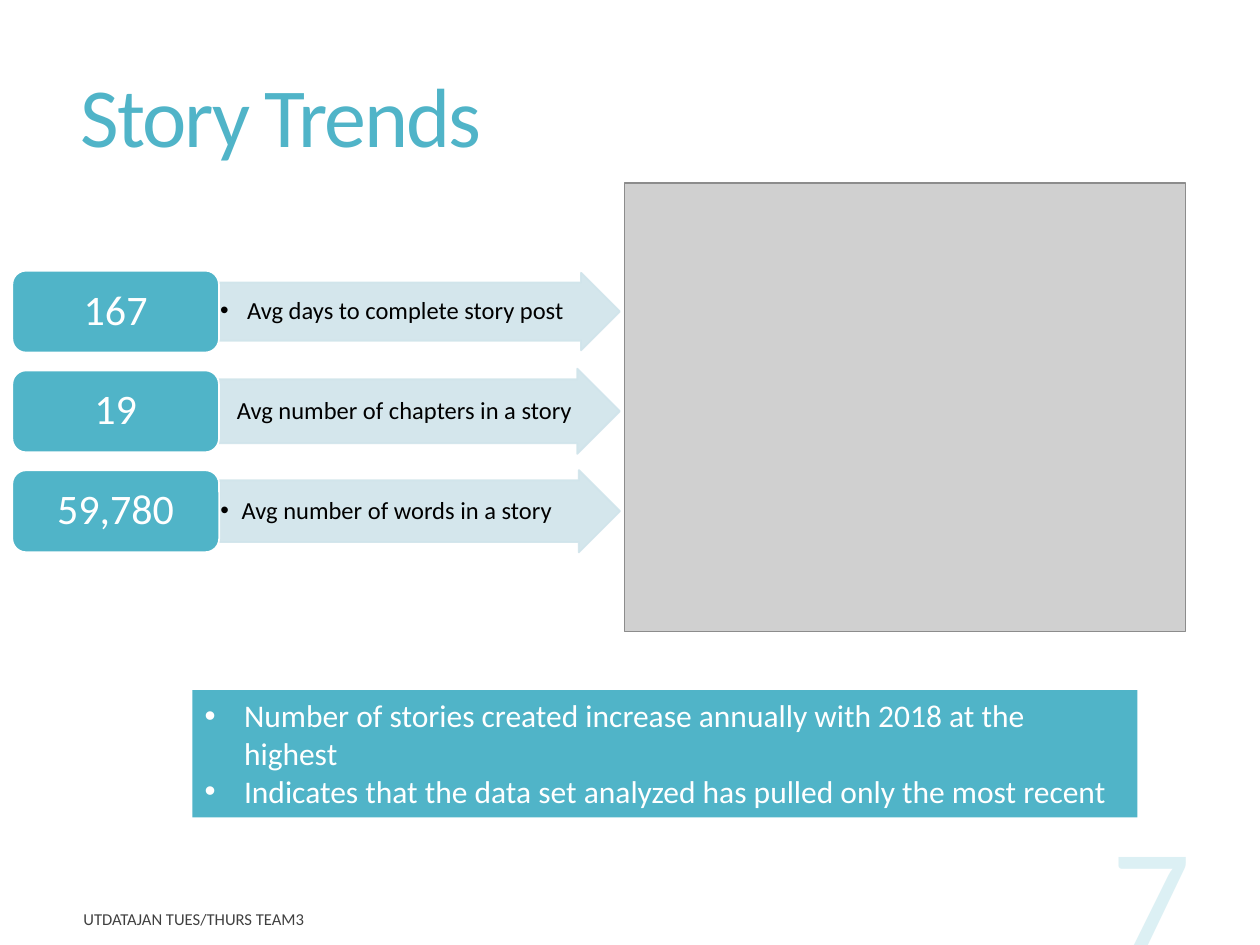
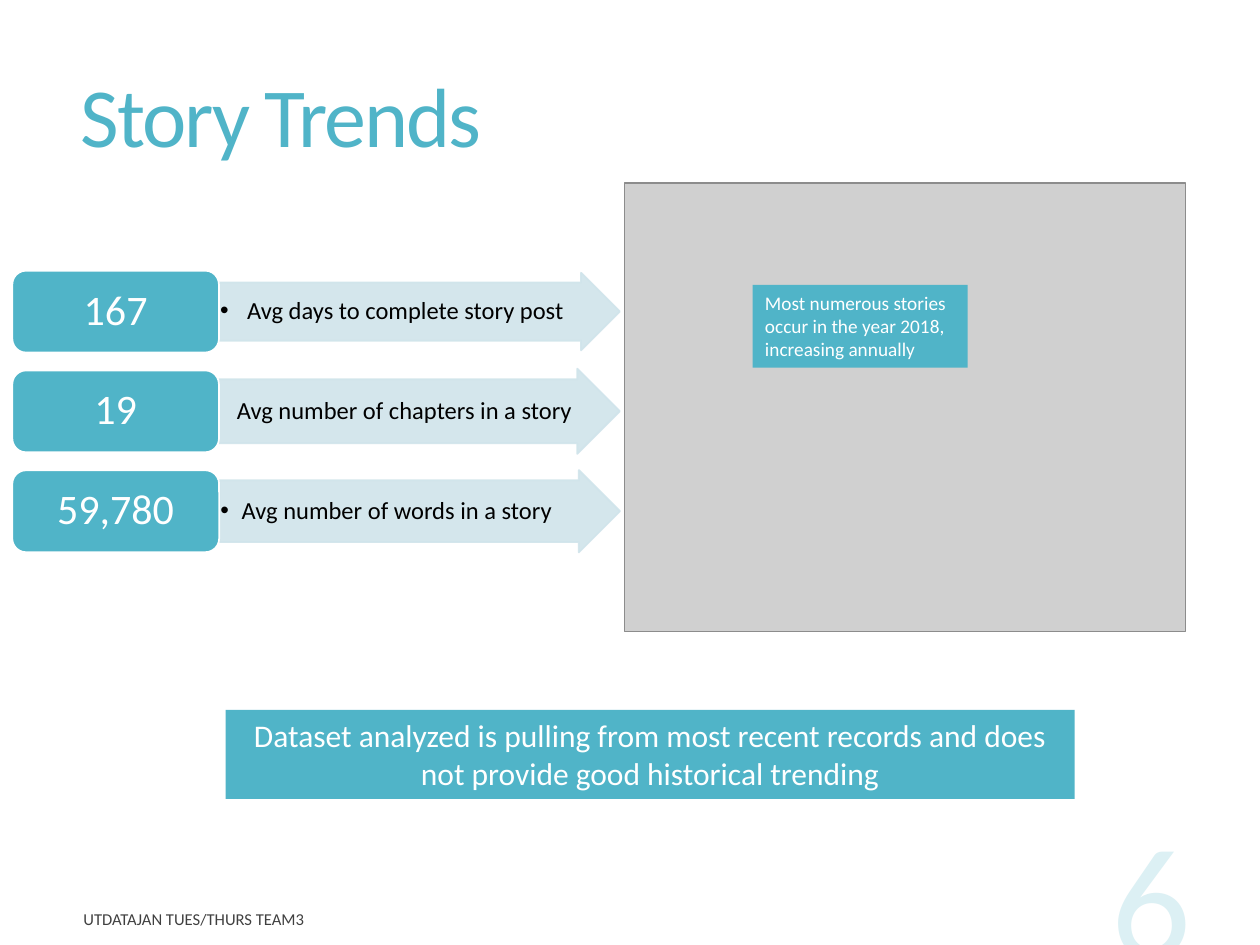
Before and after one commit to rupalimayekar/ProjectWattpad, a slide deck: slide 6 of WattpadPrez.pptx (slide 7 before the commit). Drawn at 1260x945 pixels with LibreOffice and Linux fonts; fonts in the diff are those of the drawing; grey boxes stand for pictures. Boxes give left, top, right and bottom in pixels: in the first picture for what was removed or moved away, otherwise in the second. Text is boxed around its words. In the diff, an @@ line names an element or a change of style, - is before the commit and + after.

```diff
--- a/WattpadPrez.pptx
+++ b/WattpadPrez.pptx
@@ rectangle added at (752, 285, 968, 368), fill #50B4C8, 11 pt, text #FFFFFF @@
+Most numerous stories occur in the year 2018, increasing annually
@@ rectangle "Dataset analyzed is pulling from ...": place and size @@
-rectangle "Dataset analyzed is pulling from ..." at (193, 690, 1138, 818)
+rectangle "Dataset analyzed is pulling from ..." at (226, 709, 1075, 799)
@@ text in rectangle at (254, 725, 1045, 791): text changed @@
-• Number of stories created increase annually with 2018 at the highest
-• Indicates that the data set analyzed has pulled only the most recent records
+Dataset analyzed is pulling from most recent records and does not provide good historical trending
@@ page number at (901, 804, 1203, 945): text changed @@
-7
+6
```
Also in this commit, not shown: 8 other slides changed, 1 slide removed.
